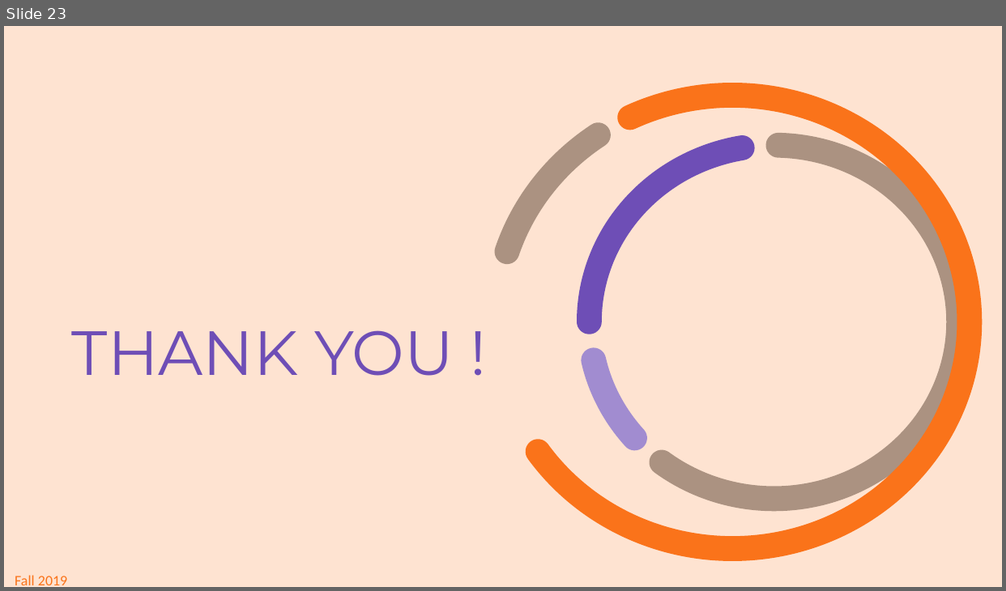
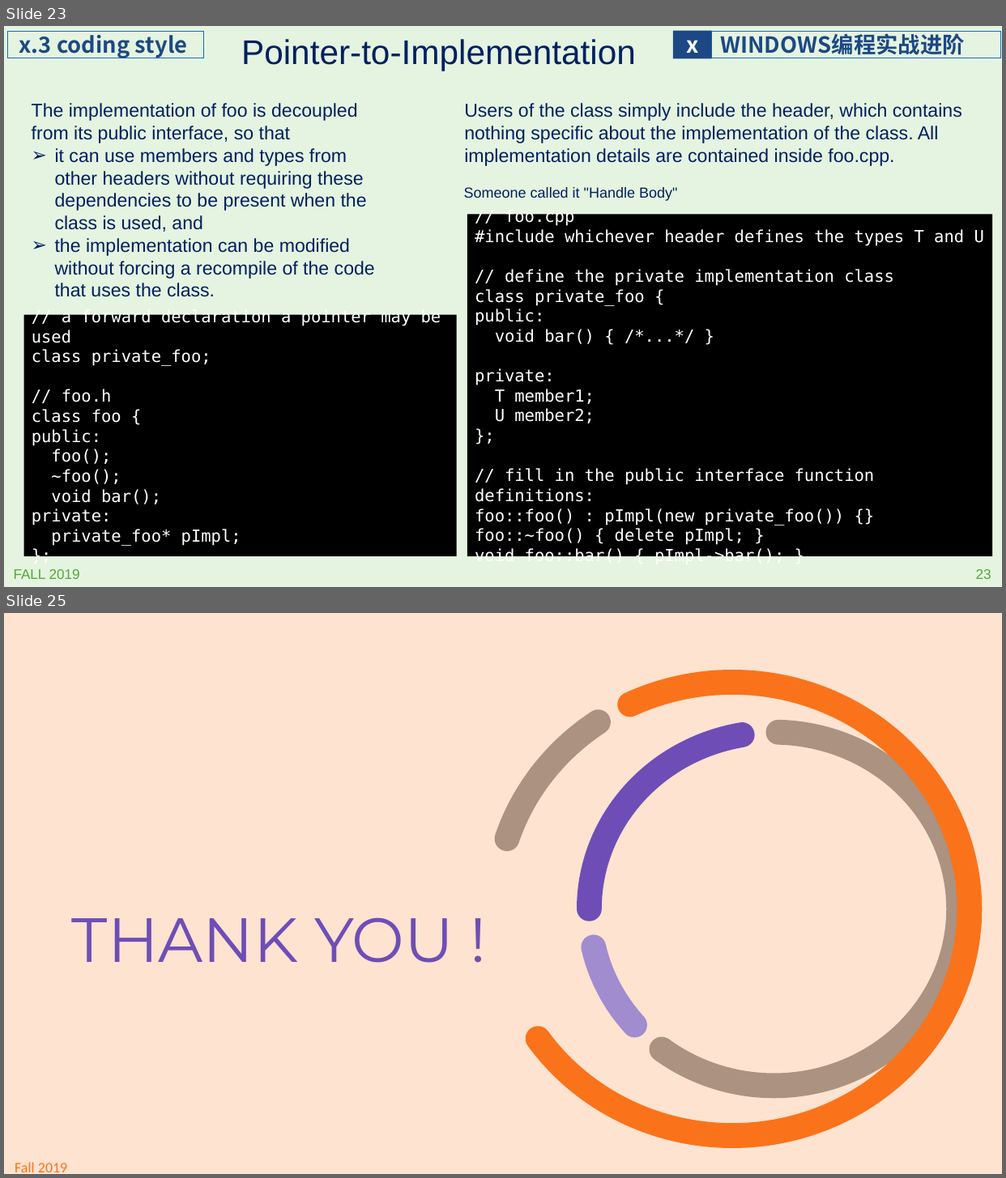
Before and after one commit to programming-windows/ppt, a slide deck: programmingWindows_extra.pptx. Shown one above the other, each under a label of ours: slide 23 before the commit, slides 23 and 25 after it; the slides between them are not shown. The pictures are 1006x591 and 1006x1178 pixels, drawn with LibreOffice and Linux fonts; fonts in the diff are those of the drawing; background and template pictures are left out. Boxes give left, top, right and bottom in pixels: in the first picture for what was removed or moved away, otherwise in the second. Text is boxed around its words. In the diff, an @@ line names an element or a change of style, - is before the commit and + after.

```diff
--- a/programmingWindows_extra.pptx
+++ b/programmingWindows_extra.pptx
@@ slide 23 added at [4, 26, 1002, 587], background #E5F4E0 @@
@@ rectangle added at [8, 31, 204, 58], outline #0F6FC6 0.75 pt, 21.3 pt, text #1C4885, bold @@
+x.3 coding style
@@ text added at [241, 39, 636, 71], 33 pt, text #002060 @@
+Pointer-to-Implementation
@@ rectangle added at [673, 31, 712, 59], fill #1C4885, 21.3 pt, text #FFFFFF, bold @@
+x
@@ rectangle added at [711, 31, 1000, 58], outline #0F6FC6 0.75 pt, 21.3 pt, text #1C4885, bold @@
+WINDOWS编程实战进阶
@@ text added at [32, 103, 375, 297], 18 pt, text #002060 @@
+The implementation of foo is decoupled from its public interface, so that
+➢ it can use members and types from other headers without requiring these dependencies to be present when the class is used, and
+➢ the implementation can be modified without forcing a recompile of the code that uses the class.
@@ text added at [464, 103, 962, 166], 18 pt, text #002060 @@
+Users of the class simply include the header, which contains nothing specific about the implementation of the class. All implementation details are contained inside foo.cpp.
@@ text added at [464, 187, 677, 201], 14 pt, text #002060 @@
+Someone called it "Handle Body"
@@ rectangle added at [467, 214, 993, 557], fill #000000, 16 pt, text #FFFFFF @@
+// foo.cpp
+#include whichever header defines the types T and U
+// define the private implementation class
+class private_foo {
+public:
+void bar() { /*...*/ }
+private:
+T member1;
+U member2;
+};
+// fill in the public interface function definitions:
+foo::foo() : pImpl(new private_foo()) {}
+foo::~foo() { delete pImpl; }
+void foo::bar() { pImpl->bar(); }
@@ rectangle added at [24, 315, 457, 557], fill #000000, 16 pt, text #FFFFFF @@
+// a forward declaration a pointer may be used
+class private_foo;
+// foo.h
+class foo {
+public:
+foo();
+~foo();
+void bar();
+private:
+private_foo* pImpl;
+};
@@ text added at [14, 570, 80, 579], 13.3 pt, text #55A839 @@
+FALL 2019
@@ page number added at [976, 570, 991, 579], 13.3 pt, text #55A839 @@
+23
@@ what was slide 23 is now slide 25 @@
```
Also in this commit, not shown: 2 slides changed, 2 other slides added, 1 slide removed.
